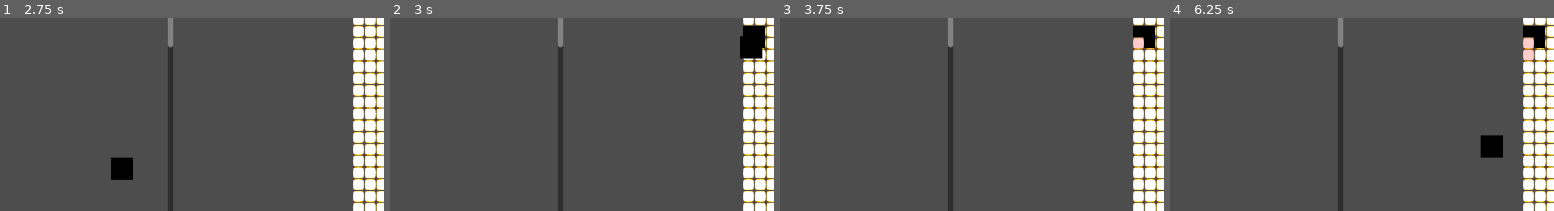
Above: before the commit, frames 1-4 (left to right).
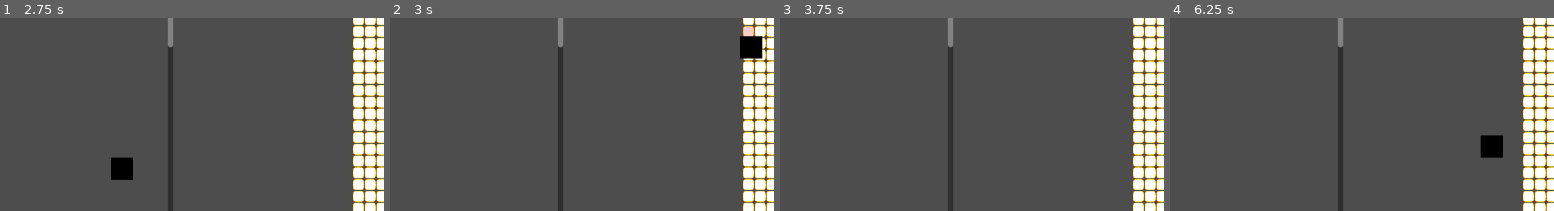
Above: after the commit, the same moments.

Repository: PonderSlime/Mare-Luminis---Juice-Submission
Game: Godot game, scene res://ui/inventory/multi_test.tscn
The game is run twice, just before and just after one commit, with the same random seed, the same clock (stepped at 60 frames per second) and the same inputs. The project has no main scene, so this scene is started directly.
Inputs (mouse positions are % of the whole screen's width and height, from its top left):
- Up to frame 1 (2.75 s): click "Button (remove as soon as inv…" at 0.5 s; tap Enter at 1.25 s; move the mouse to (75, 52) at 1.27 s; hold D (turn_right) 1.28-2.03 s; right-click (75, 52) at 1.35 s; tap Space (move_up) at 2 s; move the mouse to (31, 64) at 2.02 s; hold S (move_backward) from 2.03 s (still down); tap F (interact) at 2.1 s; right-click (31, 64) at 2.3 s
- Up to frame 2 (3 s): tap Enter at 2.75 s; move the mouse to (62, 32) at 2.77 s; release S (move_backward) at 2.78 s; hold D (turn_right) from 2.78 s (still down); click (62, 32) at 2.85 s
- Up to frame 3 (3.75 s): right-click (62, 32) at 3.05 s; tap Space (move_up) at 3.5 s; move the mouse to (47, 81) at 3.52 s; release D (turn_right) at 3.53 s; hold W (move_forward) from 3.53 s (still down); right-click (47, 81) at 3.6 s
- Up to frame 4 (6.25 s): tap Enter at 4.25 s; move the mouse to (83, 75) at 4.27 s; release W (move_forward) at 4.28 s; hold A (turn_left) 4.28-5.78 s; right-click (83, 75) at 4.35 s; tap Space (move_up) at 5 s; move the mouse to (21, 41) at 5.02 s; tap F (interact) at 5.1 s; right-click (21, 41) at 5.3 s; move the mouse to (57, 58) at 5.77 s; hold S (move_backward) from 5.78 s (still down); click (57, 58) at 5.85 s; right-click (57, 58) at 6.05 s
The pictures show only the part of the screen within x 15-65%, y 25-75%; the shares and areas given below are measured in that part.

Frame 1 is identical in both runs. In frame 2, 0.4% of the frame differs, in the area x 91-98%, y 4-16%; in frame 3, 0.7%; in frame 4, 0.8%, in the area x 91-98%, y 4-23%.

Commit message:
Fixed all inventory bugs!

Diff:
--- a/mare-luminis/ui/inventory/scripts/inventory_ui.gd
+++ b/mare-luminis/ui/inventory/scripts/inventory_ui.gd
@@ -42,14 +42,15 @@
 		set_grids.call_deferred(current_slot)
 
 func _on_slot_mouse_exited(what_slot):
+	current_slot = null
 	clear_grid()
 
 func _on_spawner_button_pressed() -> void:
 	var new_item = item_scene.instantiate()
 	get_tree().root.add_child(new_item)
-	new_item.load_item(0)
-	new_item.selected = true
 	PlayerCore.item_held = new_item
+	PlayerCore.item_held.load_item(0)
+	PlayerCore.item_held.selected = true
 
 func check_slot_availability(slot) -> void:
 	for grid in PlayerCore.item_held.item_grids:
@@ -93,9 +94,8 @@
 func clear_grid():
 	for grid in grid_array:
 		grid.set_color(grid.States.DEFAULT)
-
 func rotate_item():
-	PlayerCore.item_held.rotate_item()
+	await get_tree().create_timer(0.01).timeout
 	clear_grid()
 	if current_slot:
 		_on_slot_mouse_entered(current_slot)
--- a/mare-luminis/ui/inventory/scripts/item.gd
+++ b/mare-luminis/ui/inventory/scripts/item.gd
@@ -12,6 +12,8 @@
 		global_position = lerp(global_position, get_global_mouse_position(), 25 * delta)
 	if PlayerCore.item_held == self:
 		global_position = get_global_mouse_position()
+		if Input.is_action_just_pressed("rotate_item"):
+			rotate_item()
 
 func load_item(what_item_ID : int) -> void:
 	var Icon_path = "res://ui/inventory/assets/items/" + DataHandler.item_data[str(what_item_ID)]["Name"] + ".png"
@@ -31,7 +33,7 @@
 		tween.tween_property(self, "rotation_degrees", rotation_degrees + 90, 0.1).set_ease(Tween.EASE_IN).set_trans(Tween.TRANS_QUAD)
 		print(rotation_degrees)
 		if rotation_degrees >= 360:
-			rotation_degrees = lerp(self, rotation_degrees, 0)
+			rotation_degrees = 0
 
 
 func _snap_to(destination: Vector2):
